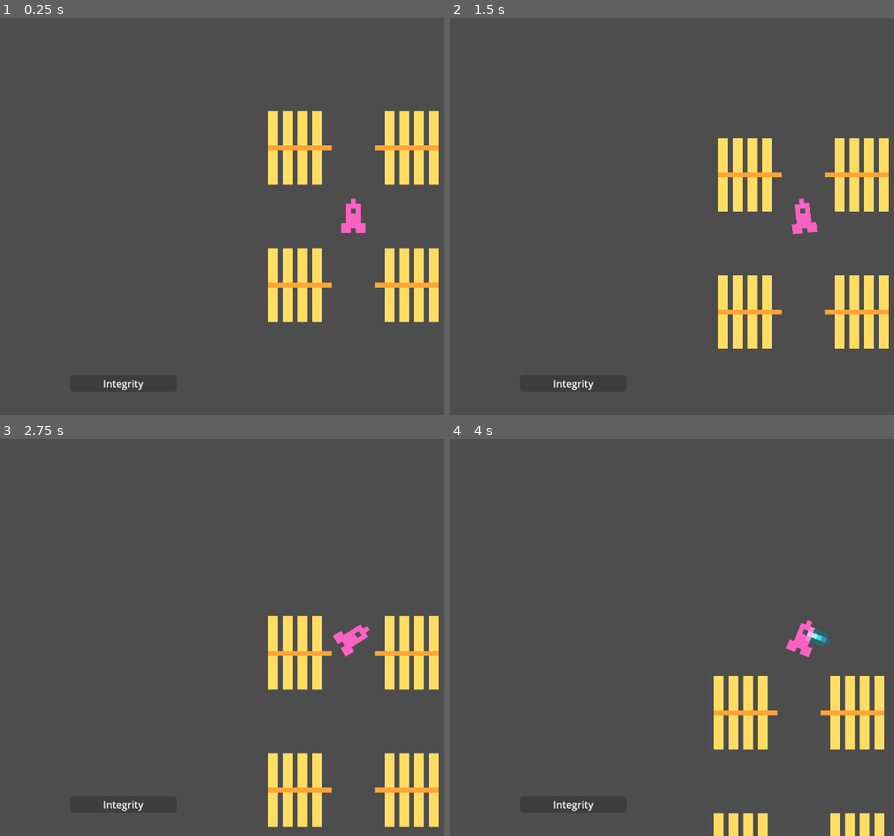
Above: before the commit, frames 1-4 (two rows, left to right).
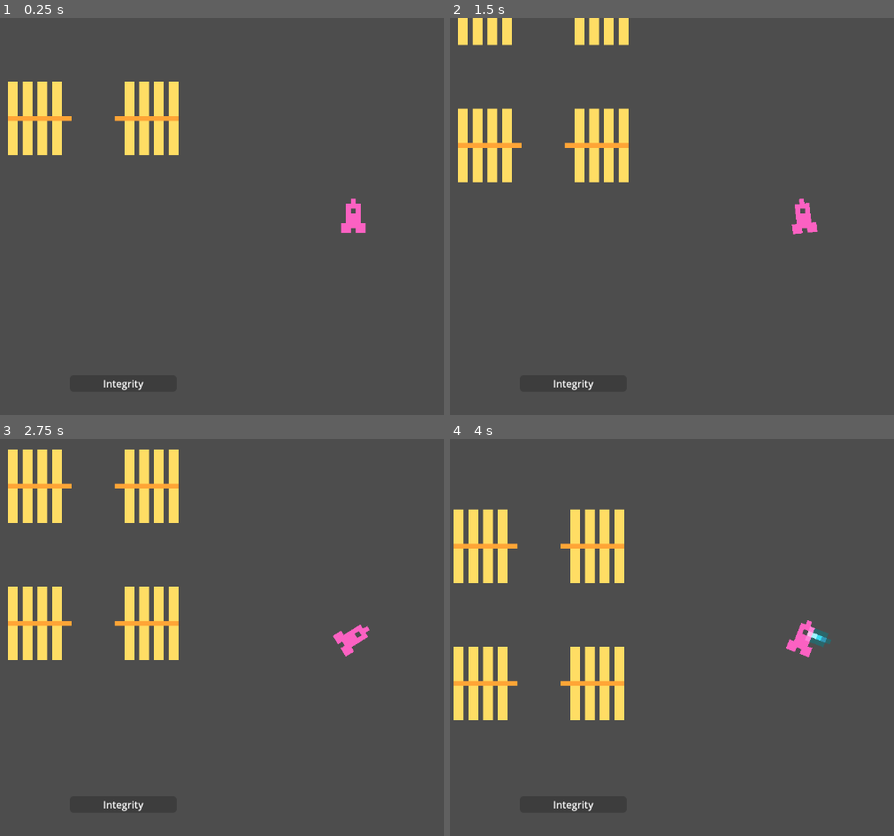
Above: after the commit, the same moments.

Repository: Salkin-Niklas/exgat
Game: Godot game, scene res://scenes/world.tscn
Same seed, same stepped clock (60 frames per second), same inputs: the game is played once before the commit and once after it. This scene is started directly instead of the project's main scene.
Inputs:
- Up to frame 1 (0.25 s): no input
- Up to frame 2 (1.5 s): tap Enter at 0.5 s; hold W (Boost) 0.53-1.28 s; tap A (TurnL) at 1.35 s
- Up to frame 3 (2.75 s): hold D (TurnR) from 2.03 s (still down)
- Up to frame 4 (4 s): release D (TurnR) at 2.78 s; tap W (Boost) at 2.85 s; hold A (TurnL) from 3.53 s (still down)

The runs differ from the first frame. In frame 1, 11% of the frame differs, in the area x 1-99%, y 16-77%; in frame 2, 12%; in frame 3, 14%, in the area x 1-99%, y 2-98%; in frame 4, 12%.

Commit message:
UPDATE: merge

Diff:
--- a/scenes/world.tscn
+++ b/scenes/world.tscn
@@ -16,9 +16,10 @@
 [node name="Game" type="CanvasLayer" parent="."]
 follow_viewport_enabled = true
 
+[node name="Station" parent="Game" instance=ExtResource("2_rwgxs")]
+
 [node name="Player" parent="Game" instance=ExtResource("1_nnsk1")]
-
-[node name="Station" parent="Game" instance=ExtResource("2_rwgxs")]
+position = Vector2(424, 272)
 
 [node name="GUI" type="CanvasLayer" parent="."]
 
--- a/scripts/station.gd
+++ b/scripts/station.gd
@@ -8,8 +8,8 @@
 func _process(_delta: float) -> void:
 	if health<=0:
 		emit_signal("gameover")
-	$Sprite2D.texture = preload("res://assets/station/station.png")
-	$Sprite2D.hide()
+		$Sprite2D.texture = preload("res://assets/station/station.png")
+		$Sprite2D.hide()
 
 func _on_area_shape_entered(_area_rid: RID, area: Area2D, area_shape_index: int, local_shape_index: int) -> void:
 	var other_shape_owner = area.shape_find_owner(area_shape_index)
